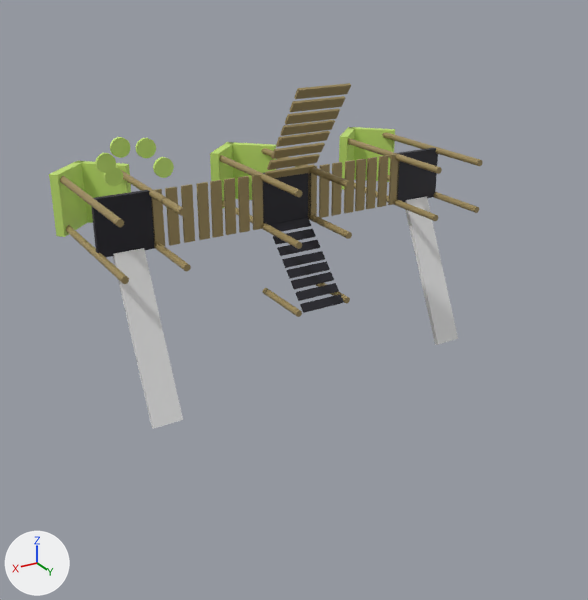
The glTF model web/public/models/leber-lgik-803.glb as it was, and as the next commit left it.
Camera for both pictures: a 50 mm camera at (6.03, 9.19, 3.37) aimed at (-0.22, -1.21, -1.84). Every picture has the same lights, and +X, +Y and +Z are marked at lower left. Where no turn or scale is listed for an object, it has been applied to the vertices.
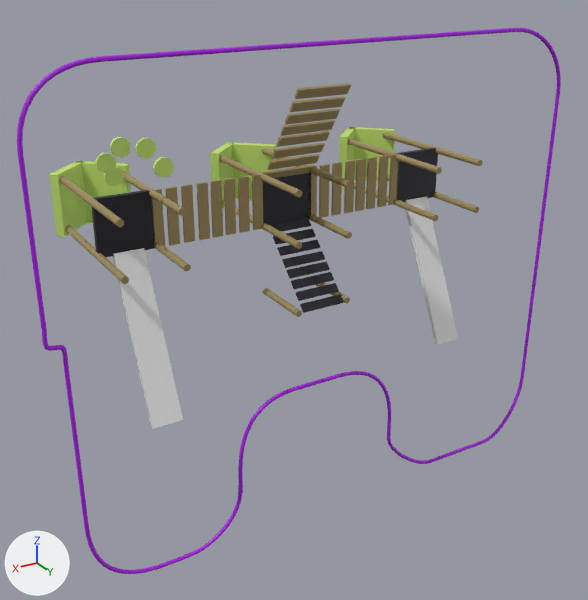
Location of each change, [x1, y1, x2, y2] in pixels of the pictures (588 x 600 px):
'_outline', added (purple)
    after: [17, 28, 561, 574]
'roof.002', unchanged, uncovered by the edit
    after: [49, 161, 131, 237]
'walls.002', unchanged, uncovered by the edit
    after: [60, 170, 191, 284]
'Cube.019', unchanged, covered by the edit
    before: [49, 161, 88, 237]
'walls', unchanged, uncovered by the edit
    after: [348, 132, 483, 221]

The change, as a diff of the scene's bpy script:
```diff
--- a/web/public/models/leber-lgik-803.glb.py
+++ b/web/public/models/leber-lgik-803.glb.py
@@ mat_outline @@
+mat_outline = principled_material('outline')
+mat_outline.base_color = (0.416, 0.00593, 0.801)  # purple #ad12e7
@@ me_béziercurve @@
+me_béziercurve.from_pydata(...)  # 2880 vertices, 5760 faces; spans x -4.42..4.06, y -0.03..0.03, z -5.03..2.31
+me_béziercurve.materials.append(mat_outline)  # purple #ad12e7
@@ ob_outline @@
+ob_outline = bpy.data.objects.new('_outline', me_béziercurve)
+ob_outline.location = (0.0, 0.0, 0.0)
```
